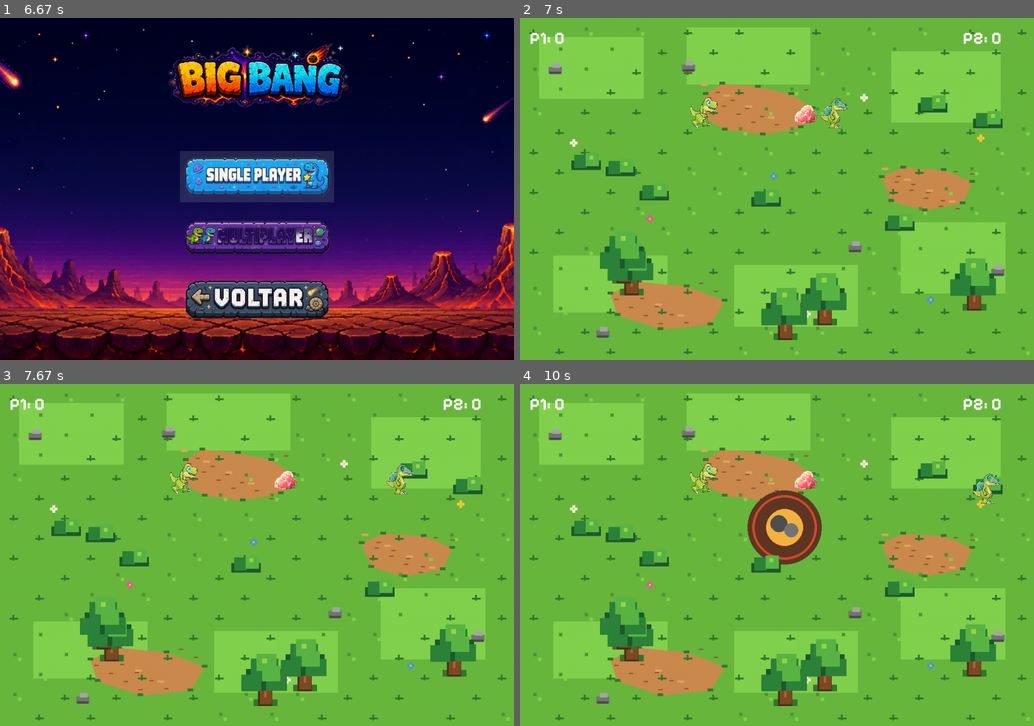
Above: before the commit, frames 1-4 (two rows, left to right).
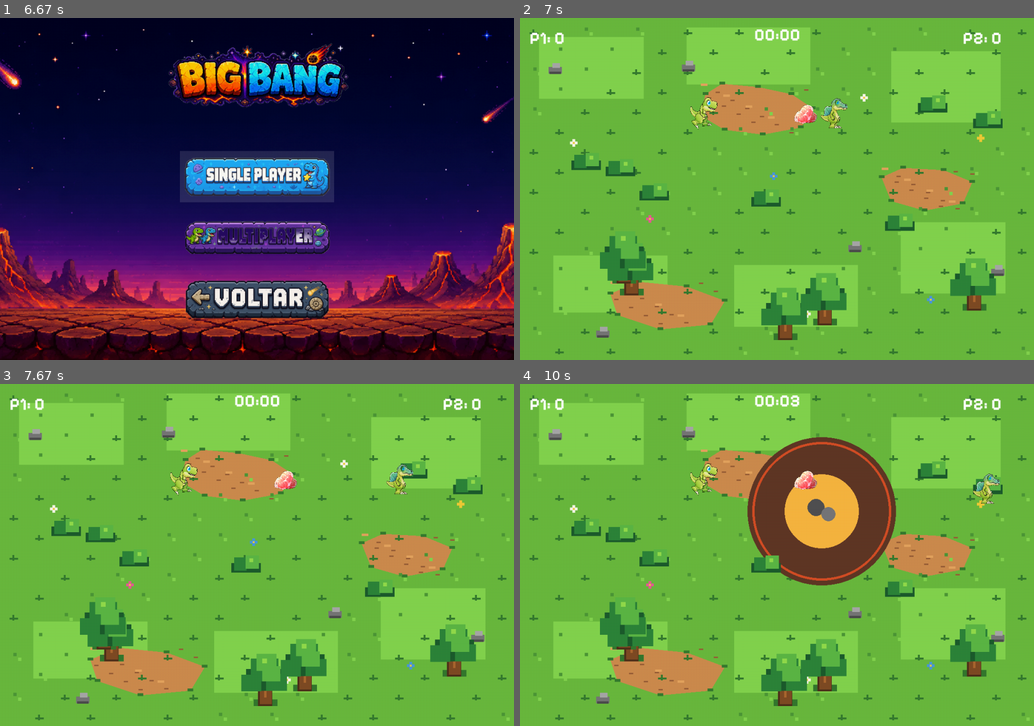
Above: after the commit, the same moments.

Repository: defreitassl/Trabalho_Pygame
Game: pygame game, started from main.py
Two runs of this game, one before a commit and one after it. Both use one fixed random seed, a clock stepped at 60 frames per second and the inputs below.
Inputs (mouse positions are in pixels of both pictures, inside the frame that each line leads up to):
- Up to frame 1 (6.67 s): click (257, 236) at 0.38 s; click (303, 192) at 0.72 s; tap S at 1, 5.73 s; hold Right 1.33-1.8 s; click "Volume geral: 30%" at 1.88 s; click (257, 260) at 2.22 s; hold Right 2.83-3.3 s; hold Left 3.33-3.87 s; click (447, 308) at 3.95 s; hold Down 4.23-4.53 s; hold Left 4.57-4.97 s; hold Up 5-5.37 s; click (133, 120) at 5.45 s; click (257, 305) at 6.12 s; click (257, 175) at 6.45 s
- Up to frame 2 (7 s): click (777, 230) at 6.78 s
- Up to frame 3 (7.67 s): hold Right from 7.07 s (still down); move the mouse to (241, 496) at 7.1 s
- Up to frame 4 (10 s): release Right at 7.7 s; hold Down 7.73-8.1 s; hold Left 8.13-8.6 s; hold Right 8.63-9.1 s; hold Up 9.13-9.43 s; hold Right 9.47-9.93 s; hold Left from 9.97 s (still down)

Frame 1 is identical in both runs. In frame 2, 0.2% of the frame differs, in the area x 45-55%, y 3-7%; in frame 3, 0.2%; in frame 4, 8.9%, in the area x 44-74%, y 3-59%.

Commit message:
Aumenta area dos meteoros e adiciona contador

Diff:
--- a/src/jogo.py
+++ b/src/jogo.py
@@ -27,7 +27,7 @@
 FLOR_ROSA = (226, 93, 146)
 FLOR_AZUL = (74, 151, 219)
 
-METEORO_RAIO_DANO = 78
+METEORO_RAIO_DANO = 156
 METEORO_ALERTA_MS = 1900
 METEORO_IMPACTO_MS = 450
 METEORO_INTERVALO_MIN_MS = 900
@@ -489,6 +489,12 @@
         texto = f"P1: {pontos}" if modo == "multiplayer" else f"Pontos: {pontos}"
         tela.blit(fonte.render(texto, True, (255, 255, 255)), (20, 20))
 
+        segundos = tempo_decorrido // 1000
+        minutos = segundos // 60
+        segundos = segundos % 60
+        texto_tempo = fonte.render(f"{minutos:02d}:{segundos:02d}", True, (255, 255, 255))
+        tela.blit(texto_tempo, texto_tempo.get_rect(center=(LARGURA_TELA // 2, 35)))
+
         if modo == "multiplayer":
             tela.blit(fonte.render(f"P2: {pontos2}", True, (255, 255, 255)), (LARGURA_TELA - 150, 20))
 
--- a/tests/test_logica.py
+++ b/tests/test_logica.py
@@ -48,7 +48,7 @@
     dino_rect = pygame.Rect(100, 100, 100, 80)
     meteoro = {
         "centro": (150, 165),
-        "raio": 78,
+        "raio": 156,
     }
 
     assert jogador_na_area_do_meteoro(dino_rect, meteoro) is True
@@ -59,7 +59,7 @@
     dino_rect = pygame.Rect(100, 100, 100, 80)
     meteoro = {
         "centro": (400, 400),
-        "raio": 78,
+        "raio": 156,
     }
 
     assert jogador_na_area_do_meteoro(dino_rect, meteoro) is False
